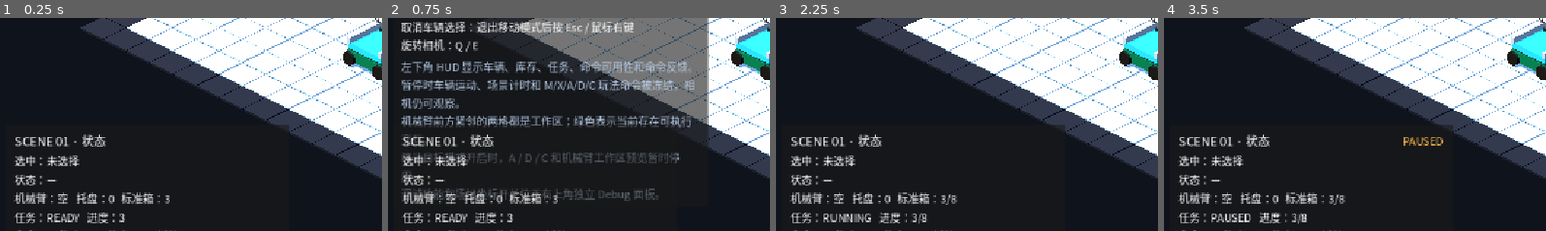
Above: before the commit, frames 1-4 (left to right).
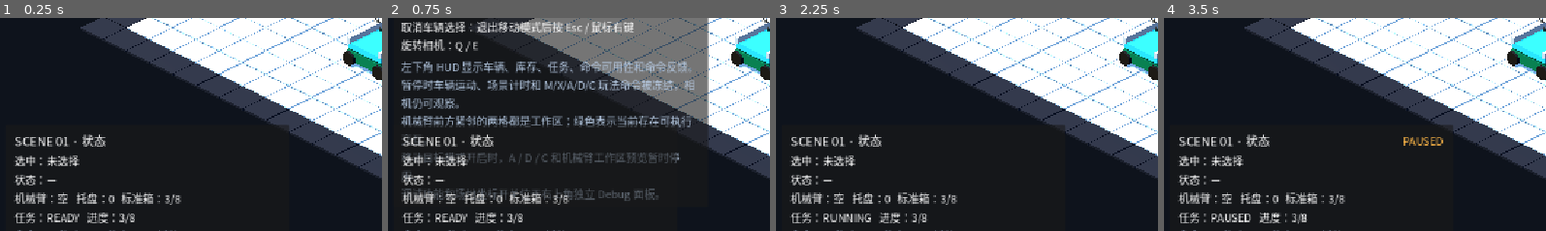
Above: after the commit, the same moments.

Repository: Ri0n72Y/automata
Game: Godot game, scene res://scenes/scene_01/scene_01_basic_packing.tscn
Same seed, same stepped clock (60 frames per second), same inputs: the game is played once before the commit and once after it.
Inputs:
- Up to frame 1 (0.25 s): no input
- Up to frame 2 (0.75 s): click "▶" at 0.5 s
- Up to frame 3 (2.25 s): click "▼" at 1.25 s; click "▶" at 2 s
- Up to frame 4 (3.5 s): click "⏸" at 2.75 s
The pictures show only the part of the screen within x 0-50%, y 40-90%; the shares and areas given below are measured in that part.

The runs differ from the first frame. In frame 1, 0.2% of the frame differs, in the area x 32-48%, y 82-97%; in frame 2, 0.2%; in frame 3, nothing differs; in frame 4, less than 0.1%.

Commit message:
[codex]fix(scene-01): 在 scene ready 后刷新 HUD

Diff:
--- a/scripts/scene_01/scene_01_hud.gd
+++ b/scripts/scene_01/scene_01_hud.gd
@@ -36,6 +36,7 @@
 	_grab_drop_controller = _scene_node("SceneRoot/GridRoot/VehicleGrabDropController")
 	_bind_signals()
 	_refresh()
+	call_deferred("_refresh")
 
 
 func _bind_signals() -> void:
